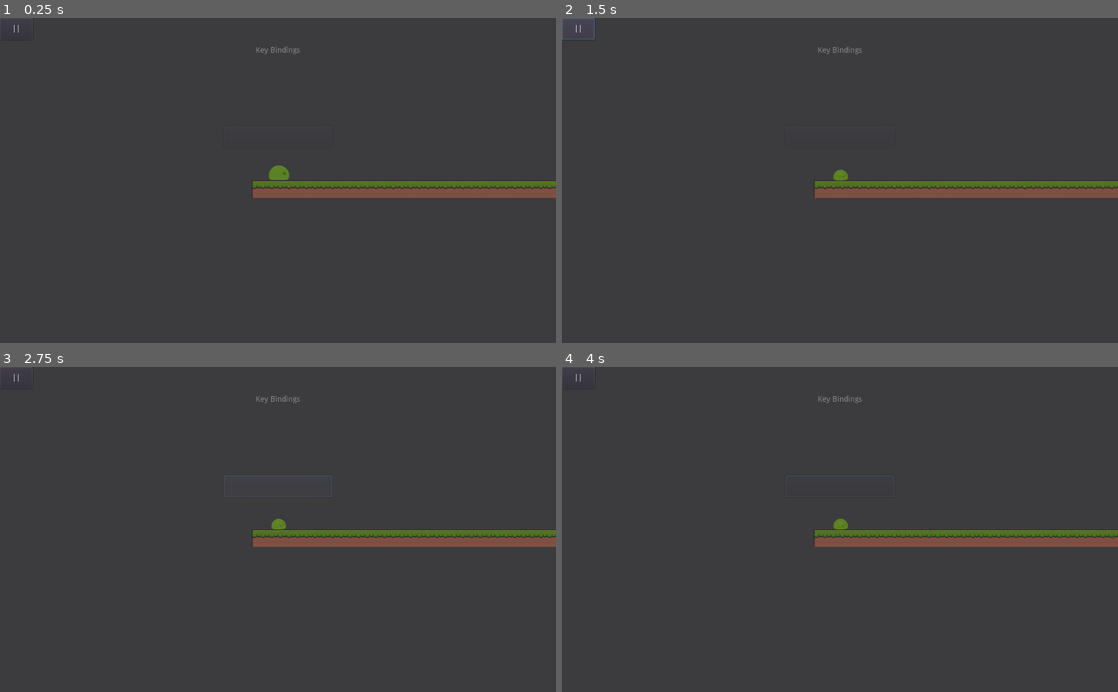
Above: before the commit, frames 1-4 (two rows, left to right).
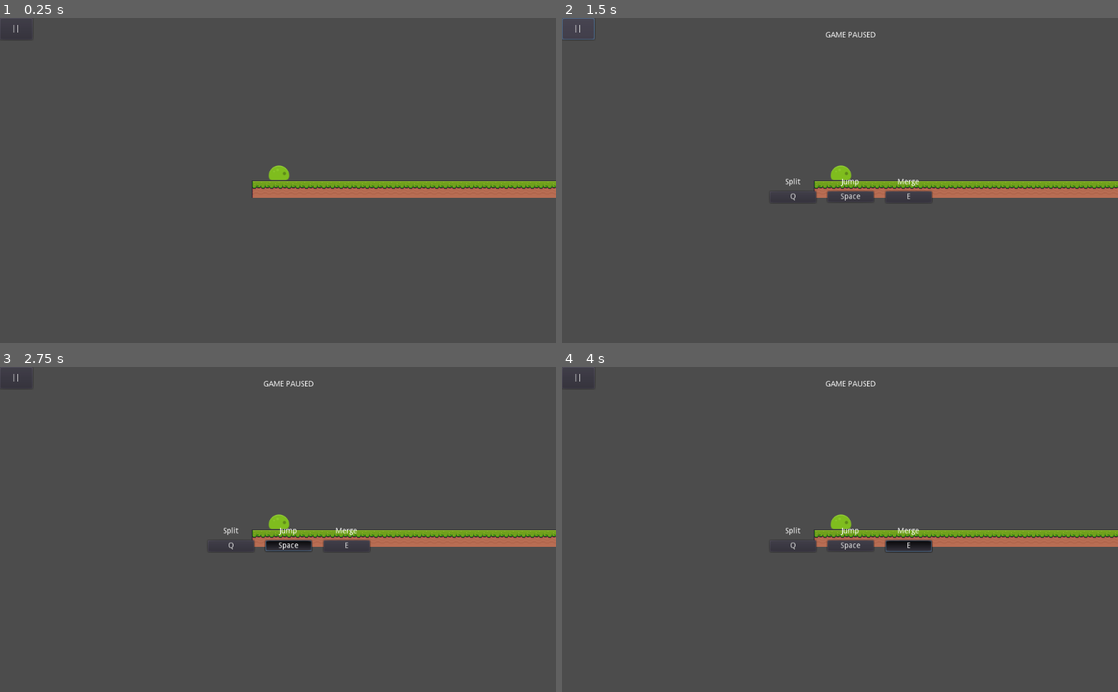
Above: after the commit, the same moments.

Repository: MGPAlpha/SlimeGame
Game: Godot game, scene res://main.tscn
Same seed, same stepped clock (60 frames per second), same inputs: the game is played once before the commit and once after it.
Inputs (mouse positions are in pixels of both pictures, inside the frame that each line leads up to; where the layout moved, square brackets give the same spot in the first picture):
- Up to frame 1 (0.25 s): no input
- Up to frame 2 (1.5 s): click (840, 138) at 0.52 s; click "||" at 1.25 s
- Up to frame 3 (2.75 s): click (289, 545) [278, 487] at 2 s
- Up to frame 4 (4 s): click (795, 545) at 2.75 s, where only the run after the commit has a clickable "Q"; click (906, 545) at 3.5 s, where only the run after the commit has a clickable "E"

The runs differ from the first frame. In frame 1, 2.9% of the frame differs, in the area x 2-100%, y 2-56%; in frame 2, 3.0%; in frame 3, 3.0%; in frame 4, 3.0%, in the area x 2-100%, y 2-57%.

Commit message:
Implemented Keybindings

Diff:
--- /dev/null
+++ b/BindJump.gd
@@ -0,0 +1,6 @@
+extends "Keybind.gd"
+
+func _ready():
+	self.action = "jump"
+	self.scancode = KEY_SPACE
+	self.start()
--- /dev/null
+++ b/BindMerge.gd
@@ -0,0 +1,6 @@
+extends "Keybind.gd"
+
+func _ready():
+	self.action = "merge"
+	self.scancode = KEY_E
+	self.start()
--- /dev/null
+++ b/BindSplit.gd
@@ -0,0 +1,6 @@
+extends "Keybind.gd"
+
+func _ready():
+	self.action = "split"
+	self.scancode = KEY_Q
+	self.start()
--- a/KeyBindings.gd
+++ /dev/null
@@ -1,18 +0,0 @@
-extends Panel
-
-
-# Declare member variables here. Examples:
-var jump = @"Jump"
-# var b = "text"
-
-
-# Called when the node enters the scene tree for the first time.
-func _ready():
-	pass # Replace with function body.
-
-
-# Called every frame. 'delta' is the elapsed time since the previous frame.
-#func _process(delta):
-
-#func _input(event):
-#	InputMap.action_add_event("jump", event)
--- /dev/null
+++ b/Keybind.gd
@@ -0,0 +1,24 @@
+# Generic
+
+extends Button
+
+var action
+var scancode
+
+var key = InputEventKey.new()
+var highlighted = false
+
+func start():
+	key.scancode = scancode
+	self.text = key.as_text()
+	self.set_toggle_mode(true)
+
+func _input(event):
+	if self.pressed:
+		if event is InputEventKey:
+			InputMap.action_erase_event(action, key)
+			key = event
+			self.text = key.as_text()
+			InputMap.action_add_event(action, key)
+	if event is InputEventMouseButton and event.button_index == BUTTON_LEFT:
+		self.pressed = false
--- a/main.tscn
+++ b/main.tscn
@@ -1,10 +1,12 @@
-[gd_scene load_steps=10 format=2]
+[gd_scene load_steps=12 format=2]
 
 [ext_resource path="res://Prefabs/Slime.tscn" type="PackedScene" id=1]
 [ext_resource path="res://SlimeRoot.gd" type="Script" id=2]
 [ext_resource path="res://Assets/Pixel Adventure 1/Free/Terrain/Terrain (16x16).png" type="Texture" id=3]
 [ext_resource path="res://Pause.gd" type="Script" id=4]
-[ext_resource path="res://KeyBindings.gd" type="Script" id=5]
+[ext_resource path="res://BindJump.gd" type="Script" id=5]
+[ext_resource path="res://BindSplit.gd" type="Script" id=6]
+[ext_resource path="res://BindMerge.gd" type="Script" id=7]
 
 [sub_resource type="ConvexPolygonShape2D" id=3]
 points = PoolVector2Array( 0, 0, 16, 0, 16, 16, 0, 16 )
@@ -76,19 +78,20 @@
 [node name="CanvasLayer" type="CanvasLayer" parent="."]
 pause_mode = 2
 
-[node name="PauseMenu" type="Panel" parent="CanvasLayer"]
-modulate = Color( 1, 1, 1, 0.392157 )
+[node name="PauseMenu" type="Control" parent="CanvasLayer"]
+visible = false
 anchor_right = 1.0
 anchor_bottom = 1.0
-script = ExtResource( 5 )
+margin_right = 40.0
+margin_bottom = 40.0
 __meta__ = {
 "_edit_use_anchors_": false
 }
 
 [node name="Label" type="Label" parent="CanvasLayer/PauseMenu"]
 anchor_right = 1.0
-margin_bottom = 120.0
-text = "Key Bindings"
+anchor_bottom = 0.1
+text = "GAME PAUSED"
 align = 1
 valign = 1
 __meta__ = {
@@ -96,16 +99,76 @@
 }
 
 [node name="Jump" type="Button" parent="CanvasLayer/PauseMenu"]
-anchor_left = 0.5
-anchor_right = 0.5
-margin_left = -100.0
-margin_top = 200.0
-margin_right = 100.0
-margin_bottom = 240.0
+anchor_left = 0.46
+anchor_top = 0.5
+anchor_right = 0.54
+anchor_bottom = 0.5
+text = "Space"
+script = ExtResource( 5 )
+__meta__ = {
+"_edit_use_anchors_": false
+}
+
+[node name="Label" type="Label" parent="CanvasLayer/PauseMenu/Jump"]
+anchor_right = 1.0
+margin_top = -50.0
+margin_bottom = -10.0
+text = "Jump"
+align = 1
+valign = 2
+__meta__ = {
+"_edit_use_anchors_": false
+}
+
+[node name="Split" type="Button" parent="CanvasLayer/PauseMenu"]
+anchor_left = 0.36
+anchor_top = 0.5
+anchor_right = 0.44
+anchor_bottom = 0.533
+text = "Q"
+script = ExtResource( 6 )
+__meta__ = {
+"_edit_use_anchors_": false
+}
+
+[node name="Label" type="Label" parent="CanvasLayer/PauseMenu/Split"]
+anchor_right = 1.0
+margin_top = -50.0
+margin_bottom = -10.0
+text = "Split"
+align = 1
+valign = 2
+__meta__ = {
+"_edit_use_anchors_": false
+}
+
+[node name="Merge" type="Button" parent="CanvasLayer/PauseMenu"]
+anchor_left = 0.56
+anchor_top = 0.5
+anchor_right = 0.64
+anchor_bottom = 0.533
+text = "E"
+script = ExtResource( 7 )
+__meta__ = {
+"_edit_use_anchors_": false
+}
+
+[node name="Label" type="Label" parent="CanvasLayer/PauseMenu/Merge"]
+anchor_right = 1.0
+margin_top = -50.0
+margin_bottom = -10.0
+text = "Merge"
+align = 1
+valign = 2
+__meta__ = {
+"_edit_use_anchors_": false
+}
 
 [node name="PauseButton" type="Button" parent="CanvasLayer"]
-margin_right = 60.0
-margin_bottom = 40.0
+anchor_right = 0.059
+anchor_bottom = 0.067
+margin_right = -0.416004
+margin_bottom = -0.200001
 text = "||"
 script = ExtResource( 4 )
 __meta__ = {
--- a/project.godot
+++ b/project.godot
@@ -40,16 +40,12 @@
 }
 split={
 "deadzone": 0.5,
-"events": [ Object(InputEventMouseButton,"resource_local_to_scene":false,"resource_name":"","device":0,"alt":false,"shift":false,"control":false,"meta":false,"command":false,"button_mask":0,"position":Vector2( 0, 0 ),"global_position":Vector2( 0, 0 ),"factor":1.0,"button_index":1,"pressed":false,"doubleclick":false,"script":null)
-, Object(InputEventJoypadButton,"resource_local_to_scene":false,"resource_name":"","device":0,"button_index":7,"pressure":0.0,"pressed":false,"script":null)
-, Object(InputEventKey,"resource_local_to_scene":false,"resource_name":"","device":0,"alt":false,"shift":false,"control":false,"meta":false,"command":false,"pressed":false,"scancode":81,"physical_scancode":0,"unicode":0,"echo":false,"script":null)
+"events": [ Object(InputEventKey,"resource_local_to_scene":false,"resource_name":"","device":0,"alt":false,"shift":false,"control":false,"meta":false,"command":false,"pressed":false,"scancode":81,"physical_scancode":0,"unicode":0,"echo":false,"script":null)
  ]
 }
 merge={
 "deadzone": 0.5,
-"events": [ Object(InputEventMouseButton,"resource_local_to_scene":false,"resource_name":"","device":0,"alt":false,"shift":false,"control":false,"meta":false,"command":false,"button_mask":0,"position":Vector2( 0, 0 ),"global_position":Vector2( 0, 0 ),"factor":1.0,"button_index":2,"pressed":false,"doubleclick":false,"script":null)
-, Object(InputEventJoypadButton,"resource_local_to_scene":false,"resource_name":"","device":0,"button_index":6,"pressure":0.0,"pressed":false,"script":null)
-, Object(InputEventKey,"resource_local_to_scene":false,"resource_name":"","device":0,"alt":false,"shift":false,"control":false,"meta":false,"command":false,"pressed":false,"scancode":69,"physical_scancode":0,"unicode":0,"echo":false,"script":null)
+"events": [ Object(InputEventKey,"resource_local_to_scene":false,"resource_name":"","device":0,"alt":false,"shift":false,"control":false,"meta":false,"command":false,"pressed":false,"scancode":69,"physical_scancode":0,"unicode":0,"echo":false,"script":null)
  ]
 }
 pause={
